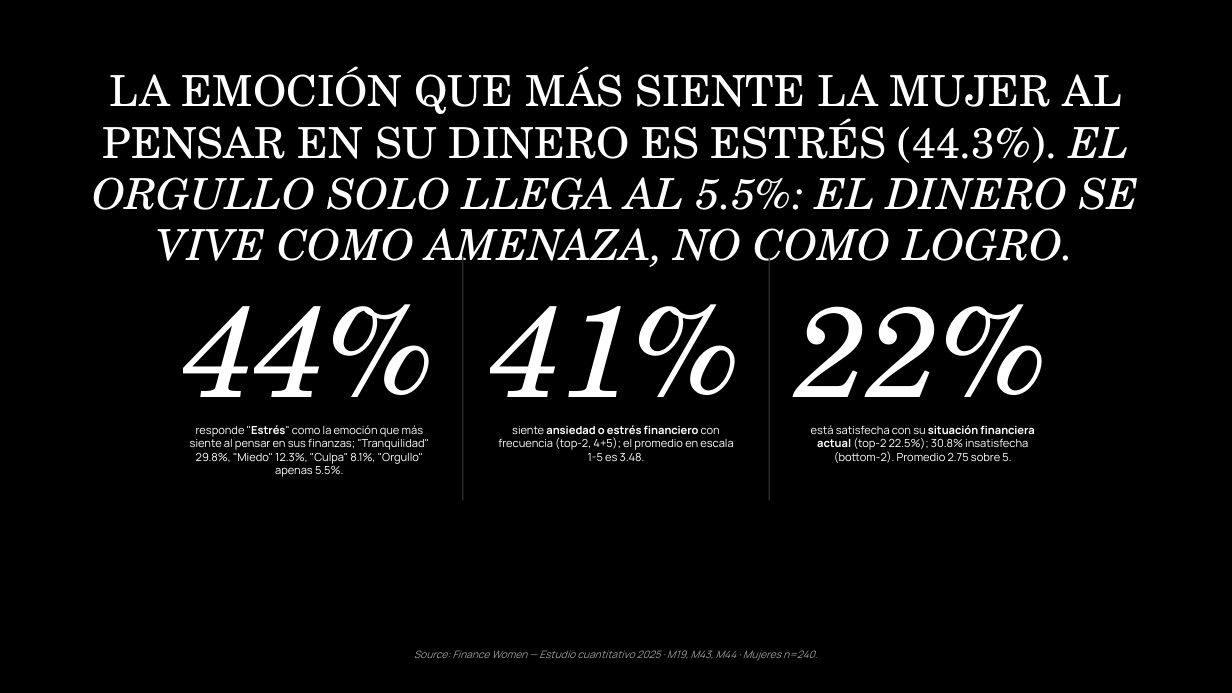
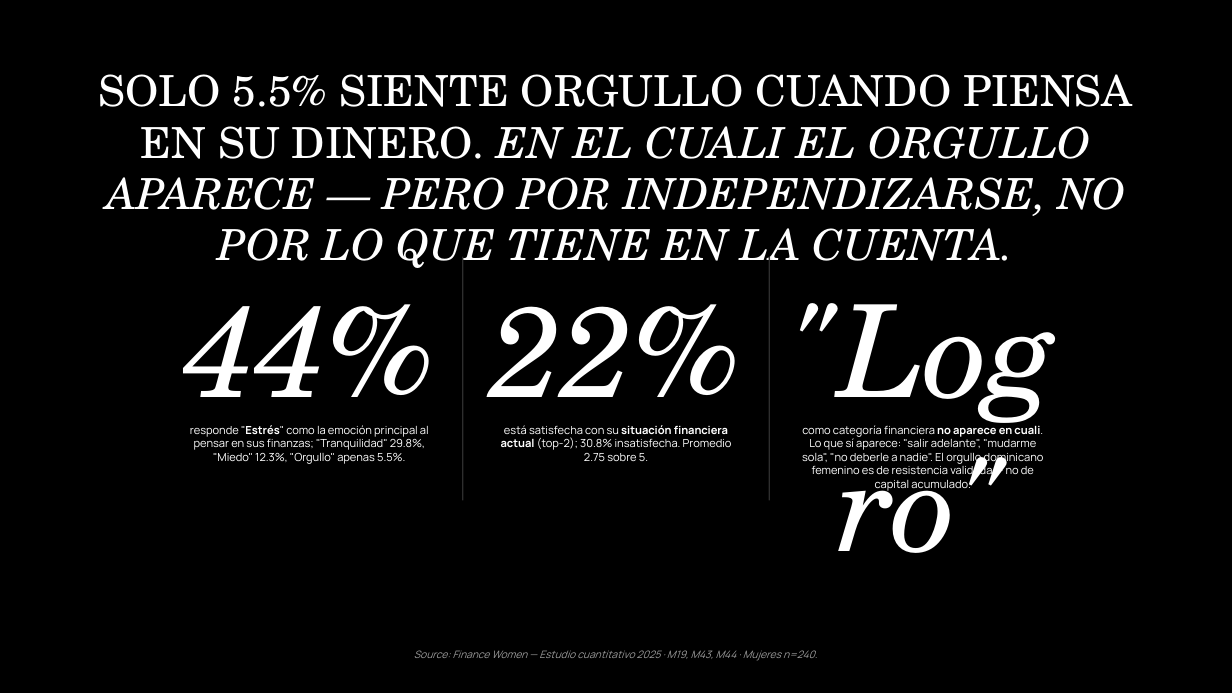
Before and after one commit to jeremyninja/c-digocasa-cerebro, a slide deck: slide 25 of Agentes Hallazgos/mujer-v3-deck-flat.pptx. Drawn at 1232x693 pixels with LibreOffice and Linux fonts; fonts in the diff are those of the drawing. Boxes give left, top, right and bottom in pixels: in the first picture for what was removed or moved away, otherwise in the second. Text is boxed around its words. In the diff, an @@ line names an element or a change of style, - is before the commit and + after.

Commit message:
Mujer v3 — aplicación 5 Cruces del Protocolo de Lectura en Tensión
5 hallazgos reescritos manualmente con el framework recién agregado:

A01 (crianza recae en madre 49.5%) — Cruce 5 transmisión intergeneracional
  + Stat nuevo: 60% aprendió finanzas por su cuenta, la línea es femenina
  + Verbatim nuevo: 'mi mamá me mandaba a vender conconetes'

A06 (48.5% no hace nada por salud) — Cruce 3 sospecha del 'nada'
  + Stat nuevo: '"Nada" es categoría declarada, no práctica real'
  + Verbatim nuevo: 'aunque mis hijos se lleven 100% uno se queda rezagado'

B03 (74% planifica) — Cruce 1 contradicción con B07
  + Italic nuevo: 'aun así el 50% no logra ahorrar (ver hallazgo siguiente)'

B05 (orgullo solo 5.5%) — Cruce 2 brecha semántica
  + Headline reframeado al orgullo del cuali
  + Stat nuevo: '"Logro" no aparece en cuali; sí aparece resistencia'
  + Verbatim nuevo: 'orgullosa de haberme mudado sola'

B07 (50% no ahorra) — Cruce 1 reverso de B03
  + Italic nuevo: 'no se está olvidando: no le queda nada'

B08 (40% proveedora) — Cruce 1 autonomía + sobrecarga
  + Italic nuevo: 'decide sola (79.6%) y hace tareas también (66%)'
  + Stat nuevo: cruce CC × FW mostrando coexistencia

Deck regenerado con 48 slides, dimensiones v6 (10×3cm stats, 50pt headline, etc.).

```diff
--- a/Agentes Hallazgos/mujer-v3-deck-flat.pptx
+++ b/Agentes Hallazgos/mujer-v3-deck-flat.pptx
@@ text at (98, 74, 1133, 273): text changed @@
-LA EMOCIÓN QUE MÁS SIENTE LA MUJER AL PENSAR EN SU DINERO ES ESTRÉS (44.3%). EL ORGULLO SOLO LLEGA AL 5.5%: EL DINERO SE VIVE COMO AMENAZA, NO COMO LOGRO.
+SOLO 5.5% SIENTE ORGULLO CUANDO PIENSA EN SU DINERO. EN EL CUALI EL ORGULLO APARECE — PERO POR INDEPENDIZARSE, NO POR LO QUE TIENE EN LA CUENTA.
@@ text at (491, 304, 741, 433): text changed @@
-41%
+22%
@@ text at (798, 304, 1048, 433): text changed @@
-22%
+"Logro"
@@ text at (190, 425, 429, 464): text changed @@
-responde "Estrés" como la emoción que más siente al pensar en sus finanzas; "Tranquilidad" 29.8%, "Miedo" 12.3%, "Culpa" 8.1%, "Orgullo" apenas 5.5%.
+responde "Estrés" como la emoción principal al pensar en sus finanzas; "Tranquilidad" 29.8%, "Miedo" 12.3%, "Orgullo" apenas 5.5%.
@@ text at (501, 425, 732, 461): text changed @@
-siente ansiedad o estrés financiero con frecuencia (top-2, 4+5); el promedio en escala 1-5 es 3.48.
+está satisfecha con su situación financiera actual (top-2); 30.8% insatisfecha. Promedio 2.75 sobre 5.
@@ text at (802, 425, 1044, 491): text changed @@
-está satisfecha con su situación financiera actual (top-2 22.5%); 30.8% insatisfecha (bottom-2). Promedio 2.75 sobre 5.
+como categoría financiera no aparece en cuali. Lo que sí aparece: "salir adelante", "mudarme sola", "no deberle a nadie". El orgullo dominicano femenino es de resistencia validada — no de capital acumulado.
```
Also in this commit, not shown: 8 other slides changed, 1 other file.
